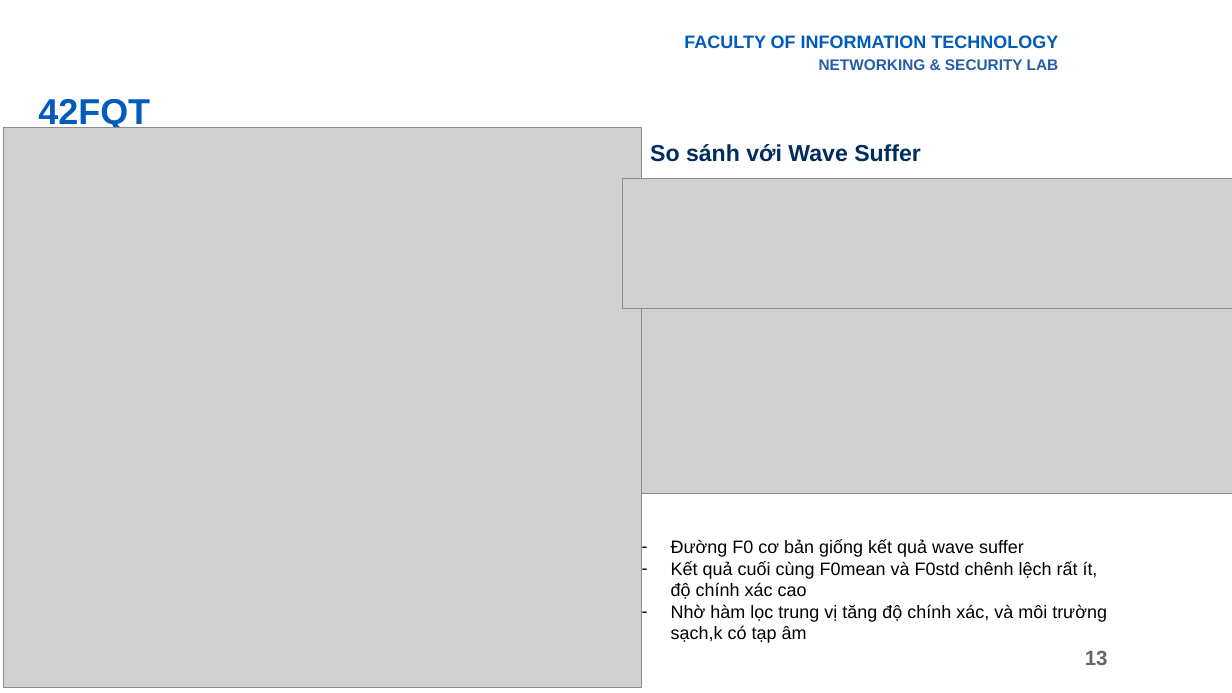
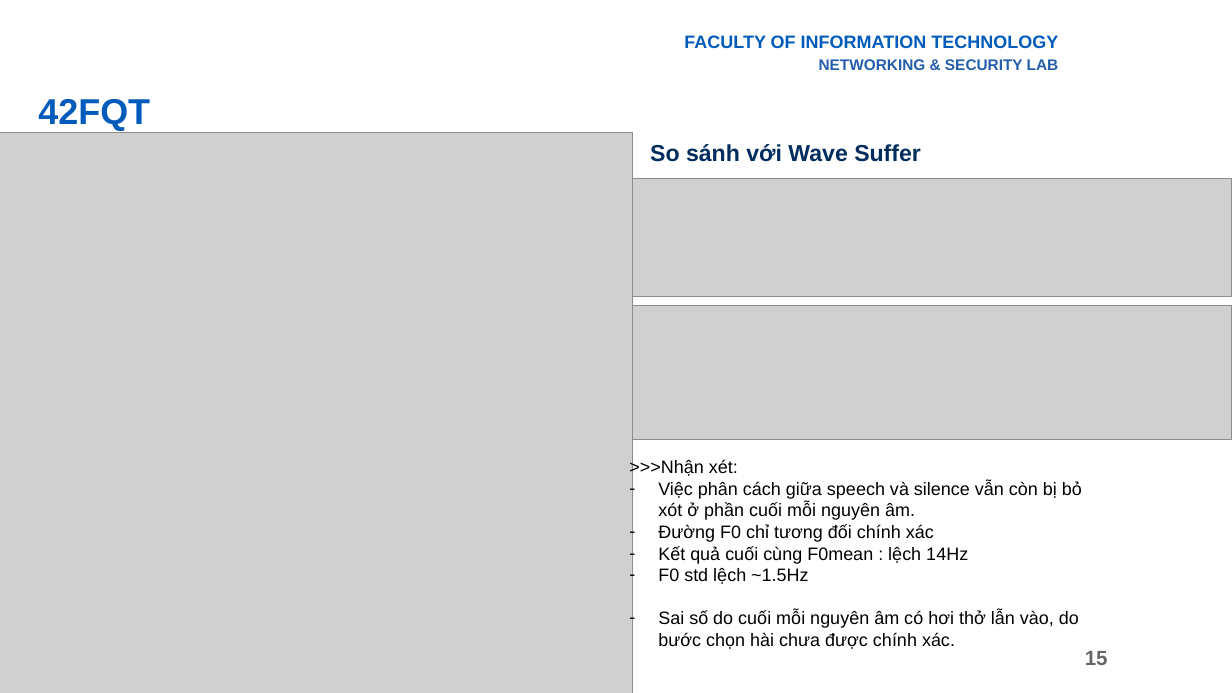
Before and after one commit to giabao2807/digital-signal-processing, a slide deck: slide 15 of endcourse/Final.pptx (slide 13 before the commit). Drawn at 1232x693 pixels with LibreOffice and Linux fonts; fonts in the diff are those of the drawing; grey boxes stand for pictures; background and template pictures are left out. Boxes give left, top, right and bottom in pixels: in the first picture for what was removed or moved away, otherwise in the second. Text is boxed around its words. In the diff, an @@ line names an element or a change of style, - is before the commit and + after.

```diff
--- a/endcourse/Final.pptx
+++ b/endcourse/Final.pptx
@@ picture resized from (x1=4, y1=127, x2=641, y2=688) to (x1=0, y1=133, x2=633, y2=693) @@
@@ picture resized from (x1=623, y1=178, x2=1232, y2=309) to (x1=623, y1=178, x2=1232, y2=297) @@
@@ picture at (x1=633, y1=305, x2=1232, y2=440): rotation 180 to 0 degrees @@
@@ text added at (x1=629, y1=460, x2=1082, y2=649), 14 pt, text #000000 @@
+>>>Nhận xét:
+– Việc phân cách giữa speech và silence vẫn còn bị bỏ xót ở phần cuối mỗi nguyên âm.
+– Đường F0 chỉ tương đối chính xác
+– Kết quả cuối cùng F0mean : lệch 14Hz
+– F0 std lệch ~1.5Hz
+– Sai số do cuối mỗi nguyên âm có hơi thở lẫn vào, do bước chọn hài chưa được chính xác.
@@ text removed at (x1=671, y1=539, x2=1107, y2=643) @@
-– Đường F0 cơ bản giống kết quả wave suffer
-– Kết quả cuối cùng F0mean và F0std chênh lệch rất ít, độ chính xác cao
-– Nhờ hàm lọc trung vị tăng độ chính xác, và môi trường sạch,k có tạp âm
@@ page number at (x1=1085, y1=651, x2=1108, y2=665): text changed @@
-13
+15
```
Also in this commit, not shown: 6 other slides changed, 2 slides added, 2 other files.
